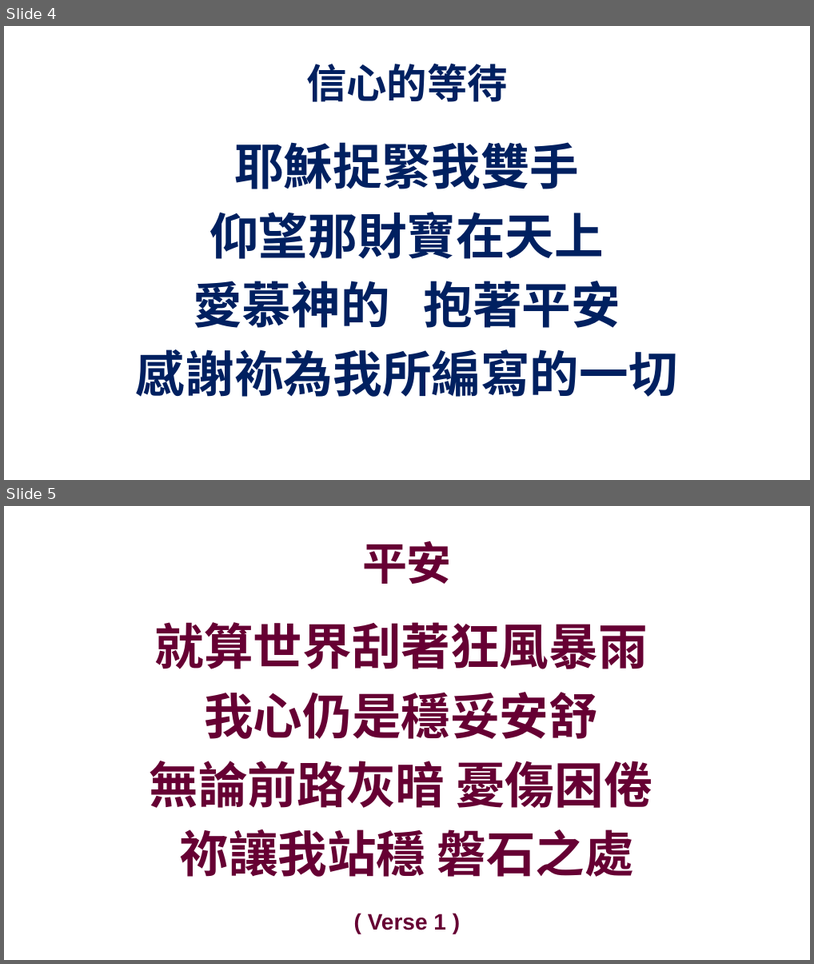
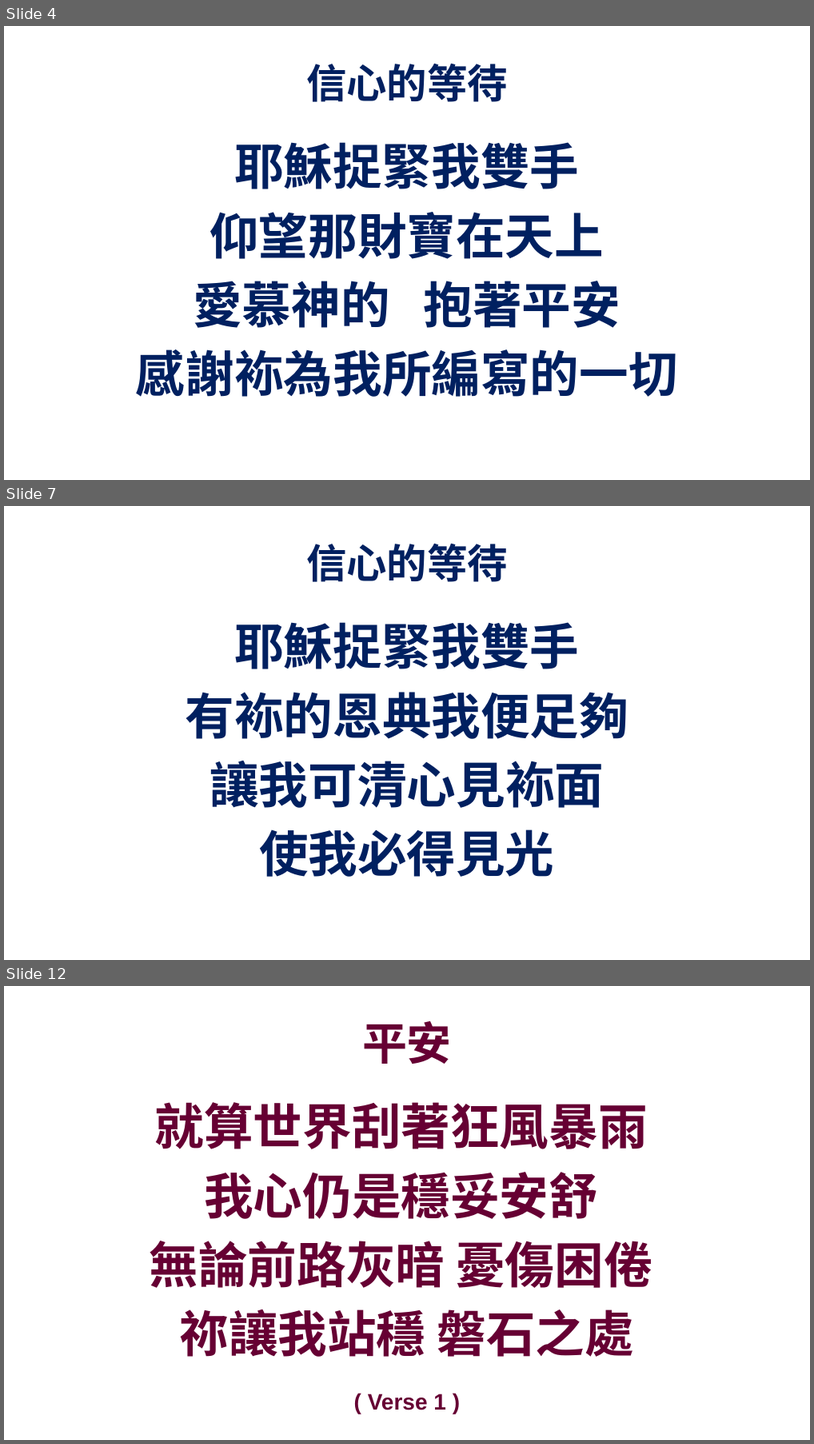
Before and after one commit to batisuoc/prayermeeting, a slide deck: 2020/9月/3-9.pptx. Shown one above the other, each under a label of ours: slides 4 and 5 before the commit, slides 4, 7 and 12 after it; the slides between them are not shown. The pictures are 814x964 and 814x1444 pixels, drawn with LibreOffice and Linux fonts; fonts in the diff are those of the drawing; background and template pictures are left out. Boxes give left, top, right and bottom in pixels: in the first picture for what was removed or moved away, otherwise in the second. Text is boxed around its words. In the diff, an @@ line names an element or a change of style, - is before the commit and + after.

```diff
--- a/2020/9月/3-9.pptx
+++ b/2020/9月/3-9.pptx
@@ slide 7 added at (4,506,810,960), background picture (left out) @@
@@ title added at (306,543,508,582), 36 pt, text #002060, bold @@
+信心的等待
@@ text added at (186,622,629,876), 44 pt, text #002060, bold @@
+耶穌捉緊我雙手
+有袮的恩典我便足夠
+讓我可清心見袮面
+使我必得見光
@@ what was slide 5 is now slide 12 @@
```
Also in this commit, not shown: 1 slide changed, 11 other slides added, 4 other files.
